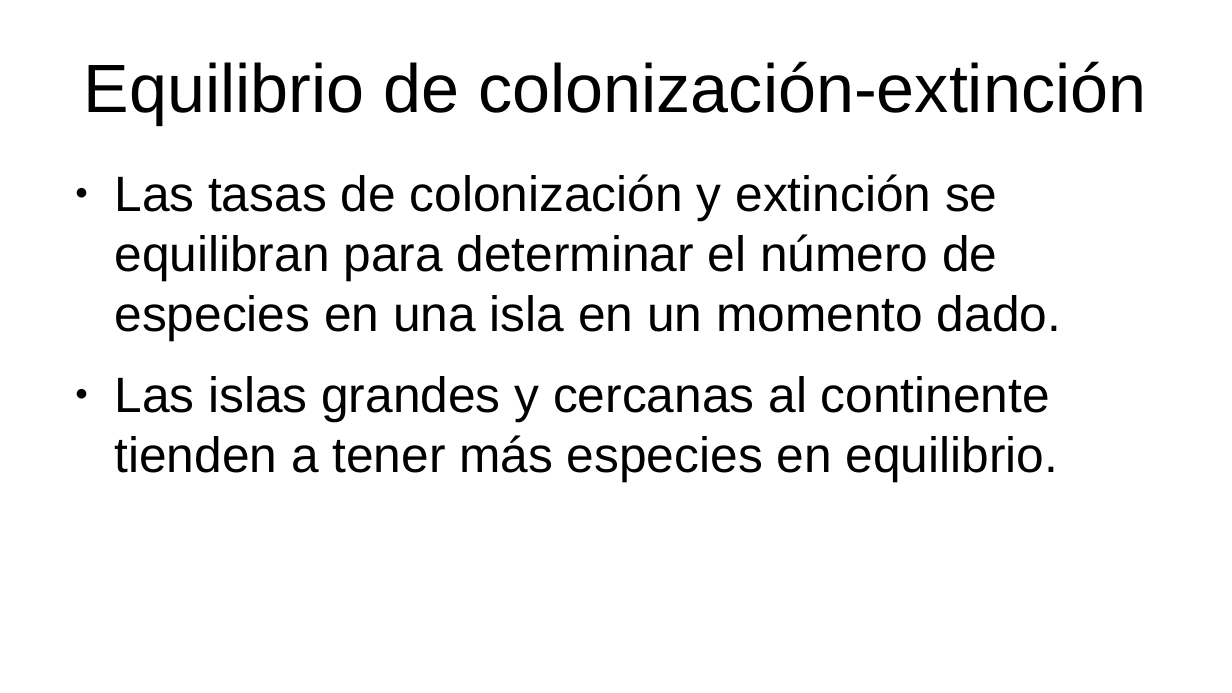
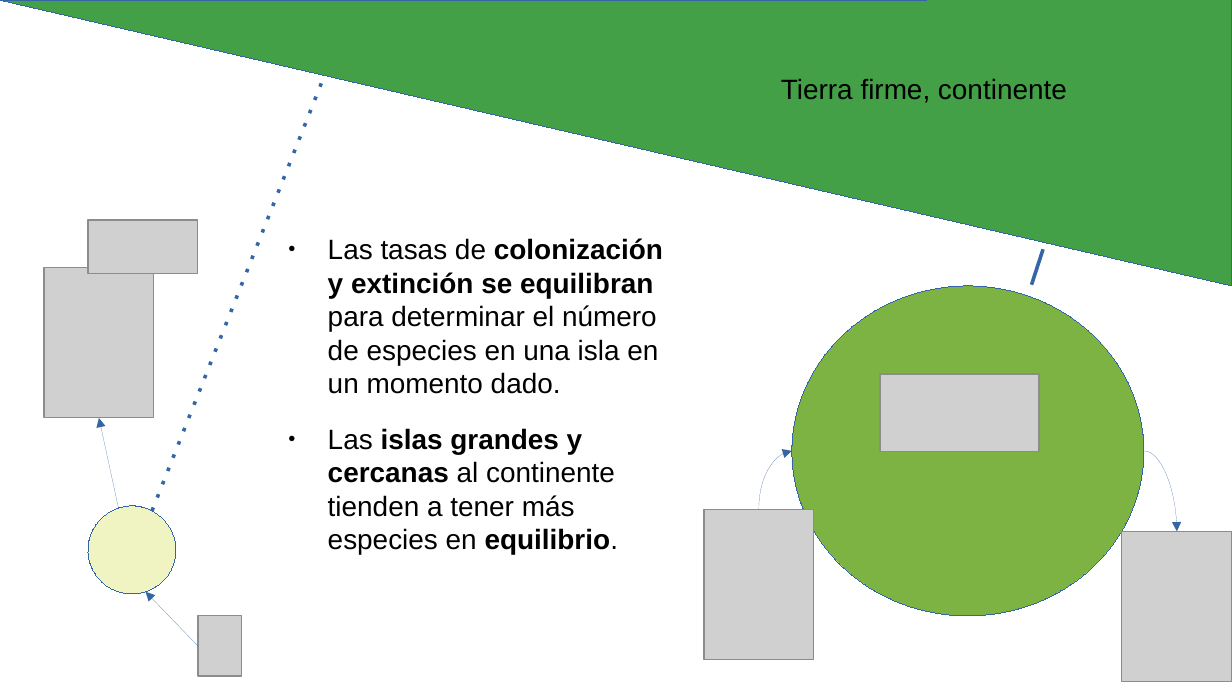
Before and after one commit to gerardommc/Ecologia-Teorica, a slide deck: slide 20 of Metapoblaciones.odp (slide 19 before the commit). Drawn at 1232x693 pixels with LibreOffice and Linux fonts; fonts in the diff are those of the drawing; grey boxes stand for pictures. Boxes give left, top, right and bottom in pixels: in the first picture for what was removed or moved away, otherwise in the second. Text is boxed around its words. In the diff, an @@ line names an element or a change of style, - is before the commit and + after.

```diff
--- a/Metapoblaciones.odp
+++ b/Metapoblaciones.odp
@@ right triangle added at (x1=0, y1=0, x2=1232, y2=286), fill #43A047, outline #3465A4 0 pt @@
@@ title removed at (x1=84, y1=61, x2=1146, y2=125) @@
-Equilibrio de colonización-extinción
@@ line added from (152, 511) to (322, 82), #3465A4 2.3 pt dashed @@
@@ text added at (x1=781, y1=78, x2=1067, y2=103), 18 pt, text #000000 @@
+Tierra firme, continente
@@ picture added at (x1=88, y1=220, x2=198, y2=274) @@
@@ text "Las tasas de colonización y ..." moved from (x1=114, y1=174, x2=1061, y2=481) to (x1=328, y1=238, x2=663, y2=554) @@
@@ text "Las tasas de colonización y ..." at (x1=328, y1=238, x2=663, y2=554): size 32 to 18 pt; bold on in "colonización y extinción se equilibran", "islas grandes y cercanas equilibrio." @@
@@ picture added at (x1=44, y1=267, x2=153, y2=418) @@
@@ line added from (1032, 285) to (1043, 249), #3465A4 2.3 pt @@
@@ ellipse added at (x1=793, y1=286, x2=1145, y2=616), fill #7CB342, outline #3465A4 0 pt @@
@@ picture added at (x1=880, y1=375, x2=1039, y2=452) @@
@@ arrow added from (119, 509) to (99, 418), #3465A4 0 pt @@
@@ curved arrow added from (759, 510) to (793, 452), #3465A4 0 pt @@
@@ curved arrow added from (1145, 452) to (1177, 532), #3465A4 0 pt @@
@@ ellipse added at (x1=73, y1=491, x2=192, y2=610), fill #F0F4C3, outline #3465A4 0 pt @@
@@ picture added at (x1=704, y1=510, x2=814, y2=661) @@
@@ picture added at (x1=1122, y1=531, x2=1232, y2=682) @@
@@ arrow added from (198, 646) to (145, 593), #3465A4 0 pt @@
@@ picture added at (x1=198, y1=616, x2=241, y2=676) @@
```
Also in this commit, not shown: 7 other slides changed, 4 slides added, 5 slides removed, 16 other files.
